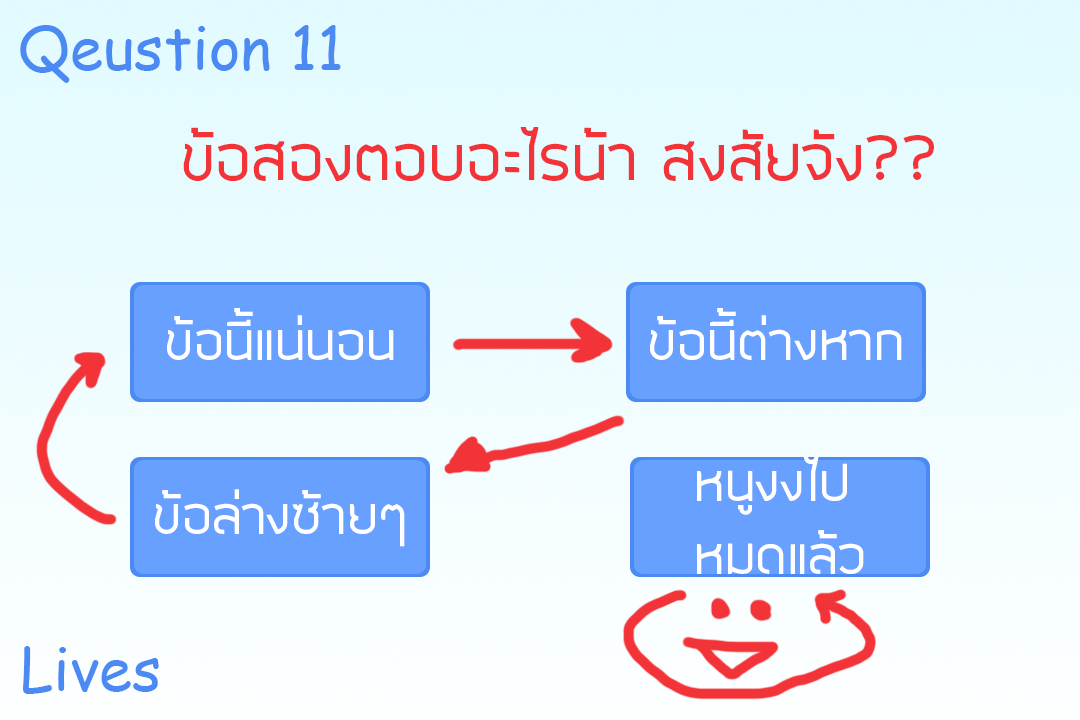
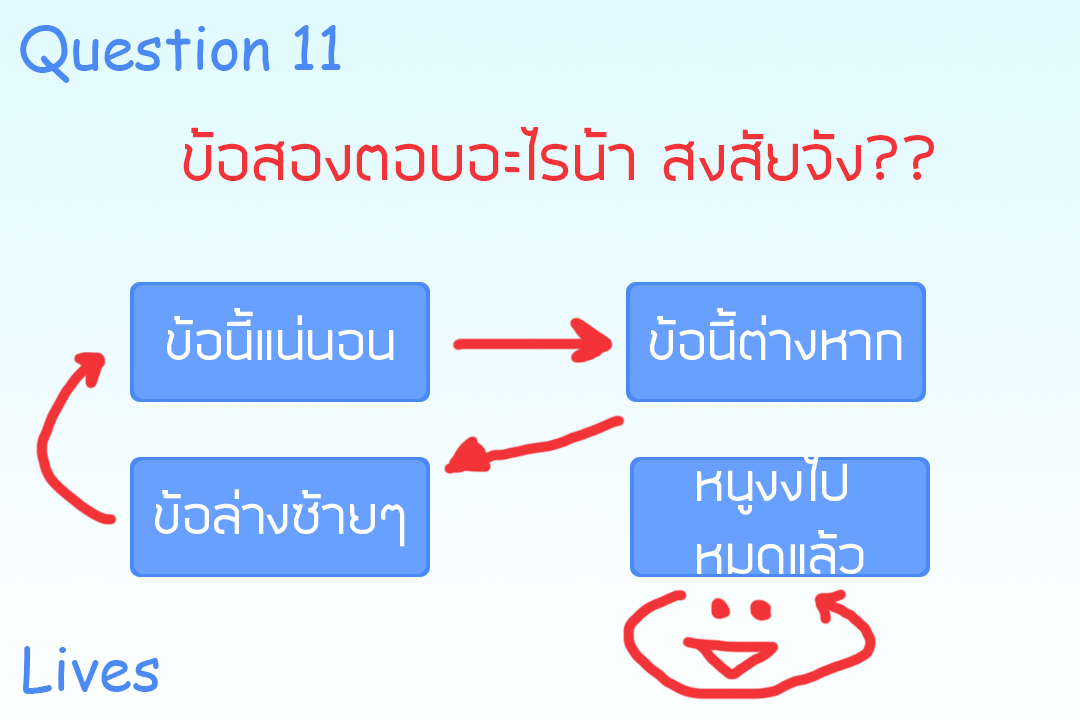
Layers edited between the first and the second w=1080, h=720 image:
renamed "Qeustion 11" to "Question 11", painted on it over [72, 39, 134, 71]
